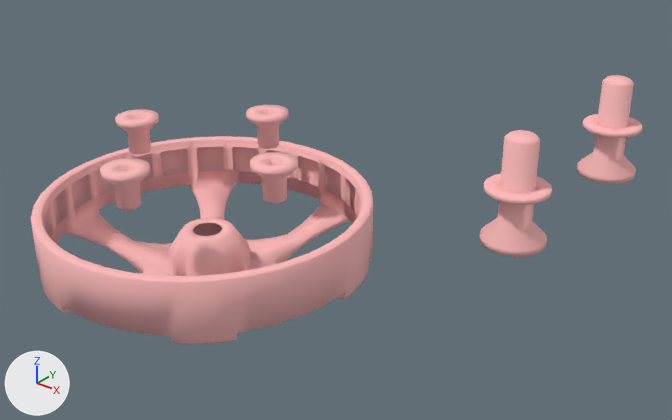
Before and after pictures for a commit that changed the OBJ model resources/meshes/solo12_hip_fe/solo12_hip_fe_14.obj.
Camera for both pictures: a 50 mm camera at (-0.05, -0.0765, 0.0401) aimed at (-0.1132, 0.0025, -0.0089). The lights are fixed; the arrows at lower left show +X, +Y and +Z. Where no turn or scale is listed for an object, it has been applied to the vertices.

The first picture shows 'solo12_hip_fe_14'.
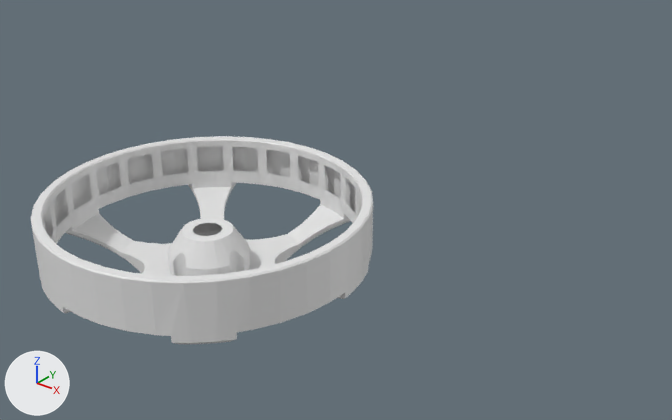
Changed parts and their boxes (x1, y1, x2, y2) in the pictures (672 x 420 px):
'solo12_hip_fe_14', reshaped (44% narrower, 23% shorter): before (31, 75, 642, 344); after (31, 136, 373, 344)
part 1 of me_solo12_hip_fe_14, deleted (pink): before (100, 75, 642, 257)
part 2 of me_solo12_hip_fe_14, recoloured (pink to grey): (31, 136, 373, 344) in both

The change, as a list of edits to the scene's bpy script:
```text
Change me_solo12_hip_fe_14:
    used by ob_solo12_hip_fe_14; location = (0.0, 0.0, 0.0)
    remove me_solo12_hip_fe_14.from_pydata(...)  # 3428 vertices, 6362 faces; spans x -0.1555..-0.0805, y -0.0222..0.0222, z -0.0249..0.0117
    add me_solo12_hip_fe_14.from_pydata(...)  # 1562 vertices, 2654 faces; spans x -0.1555..-0.1111, y -0.0222..0.0222, z -0.0249..-0.0121
    me_solo12_hip_fe_14 part 1: 8 loose pieces with 1866 vertices, spanning x -0.1487..-0.0805, y -0.0154..0.0154, z -0.0087..0.0117, are deleted
    me_solo12_hip_fe_14 part 2: 2654 faces spanning x -0.1555..-0.1111, y -0.0222..0.0222, z -0.0249..-0.0121 switch from mat_material_0 (pink #ffbcbc) to no material
    me_solo12_hip_fe_14 part 3: the surface is now shaded flat
```
